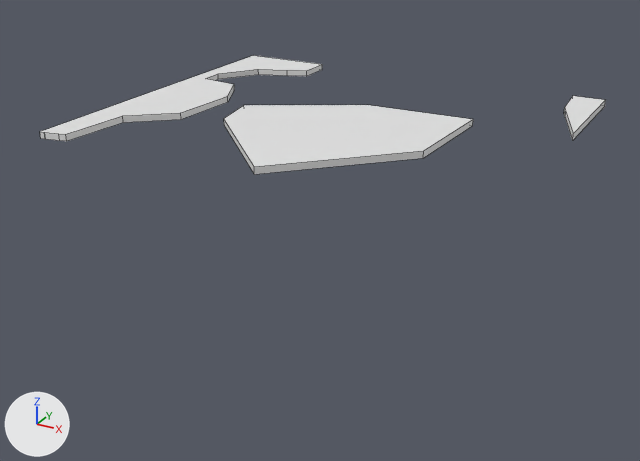
An edit to the FBX model Assets/3DSMax/Levels/Level-01-Template.FBX, drawn before and after from the same camera.
Before and after are seen from a 50 mm lens placed at (2.97, -5.3, 1.92), pointed at (0.11, -0.1, -0.67). Every picture has the same lights, and +X, +Y and +Z are marked at lower left. Mesh edges are drawn as thin lines. Where no turn or scale is listed for an object, it has been applied to the vertices.

Before the edit, the objects in view are built like this:
```python
me_mesh = bpy.data.meshes.new('Mesh')
me_mesh.from_pydata(...)  # 74 vertices, 31 faces, 21 loose edges; spans x -1.65..1.65, y -1.79..1.79, z 0.0..0.05
ob_ground = bpy.data.objects.new('Ground', me_mesh)
ob_ground.location = (0.0, 0.0, 0.0)
```
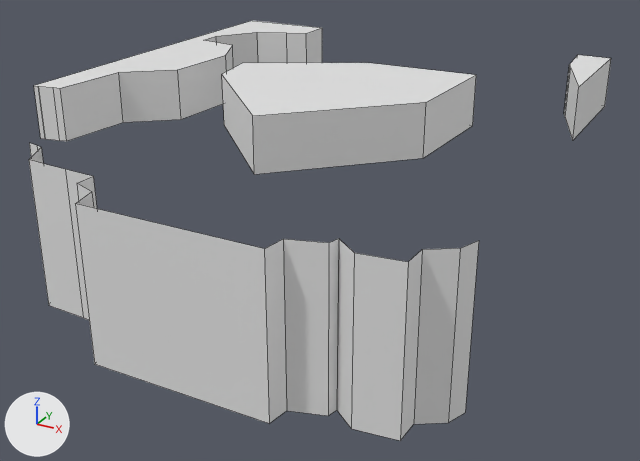
Pixel boxes [x1, y1, x2, y2] of what changed, in the pictures (640 x 461 px):
'Ground', reshaped: before [40, 55, 606, 174]; after [29, 20, 611, 441]

The change, as a list of edits to the scene's bpy script:
```text
Change me_mesh:
    used by ob_ground; location = (0.0, 0.0, 0.0)
    remove me_mesh.from_pydata(...)  # 74 vertices, 31 faces, 21 loose edges; spans x -1.65..1.65, y -1.79..1.79, z 0.0..0.05
    add me_mesh.from_pydata(...)  # 92 vertices, 48 faces, 4 loose edges; spans x -1.65..1.65, y -1.79..1.79, z -1.09..0.38
    me_mesh part 1
    17 loose edges are deleted
    28 vertices in x -1.65..1.65, y -0.98..1.79, z 0.05 move by (0.0, 0.0, 0.33)
    18 new vertices lie (0.0, 0.0, -1.09) away from vertices in x -1.65..1.65, y -1.79..-1.09, z 0.0
    17 new faces join them
```
